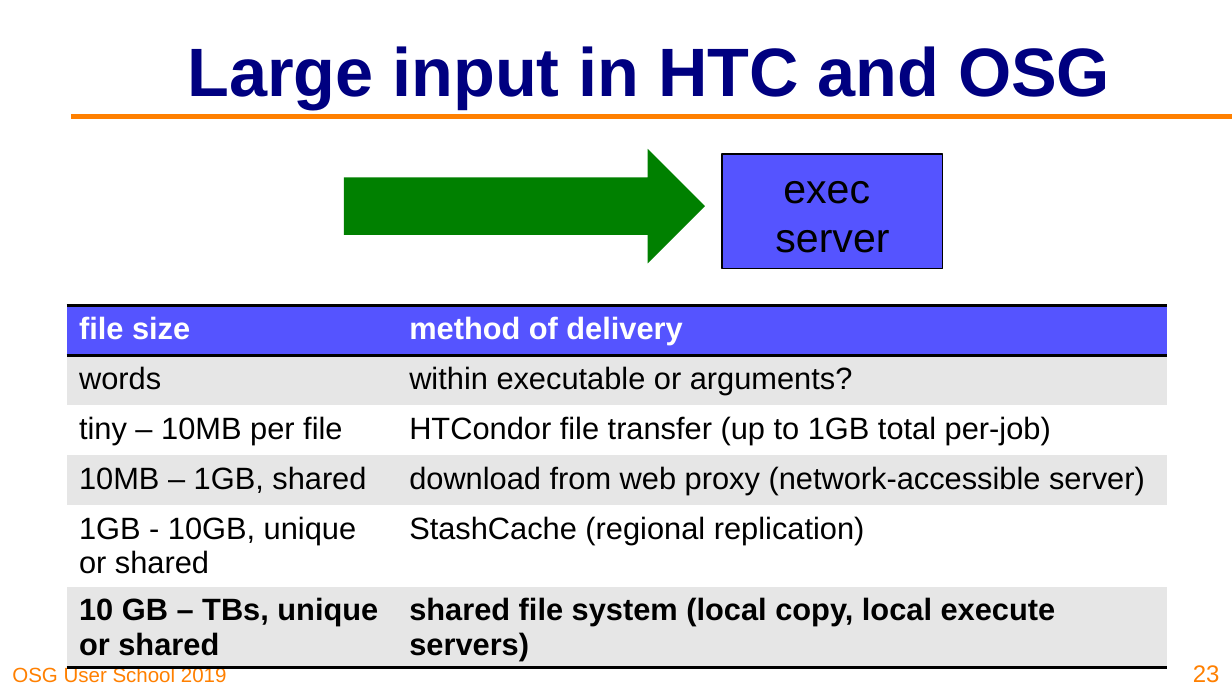
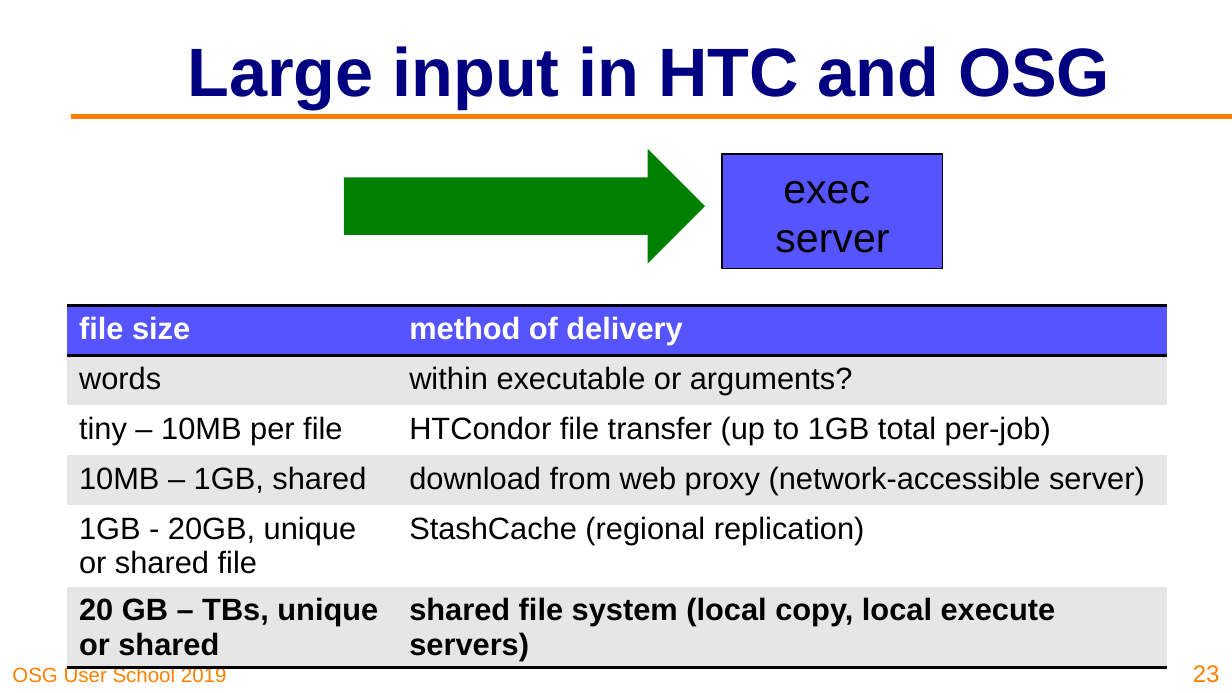
Before and after one commit to opensciencegrid/user-school-2019, a slide deck: slide 23 of docs/materials/day4/files/osgus19-day4-part3-output-shared-fs.pptx. Drawn at 1232x693 pixels with LibreOffice and Linux fonts; fonts in the diff are those of the drawing; background and template pictures are left out. Boxes give left, top, right and bottom in pixels: in the first picture for what was removed or moved away, otherwise in the second. Text is boxed around its words. In the diff, an @@ line names an element or a change of style, - is before the commit and + after.

```diff
--- a/docs/materials/day4/files/osgus19-day4-part3-output-shared-fs.pptx
+++ b/docs/materials/day4/files/osgus19-day4-part3-output-shared-fs.pptx
@@ table at (x1=67, y1=306, x2=1167, y2=678) @@
-row 5, column 1: 1GB - 10GB, unique or shared
+row 5, column 1: 1GB - 20GB, unique or shared file
-row 6, column 1: 10 GB – TBs, unique or shared
+row 6, column 1: 20 GB – TBs, unique or shared
```
Also in this commit, not shown: 8 other slides changed, 3 other files.
